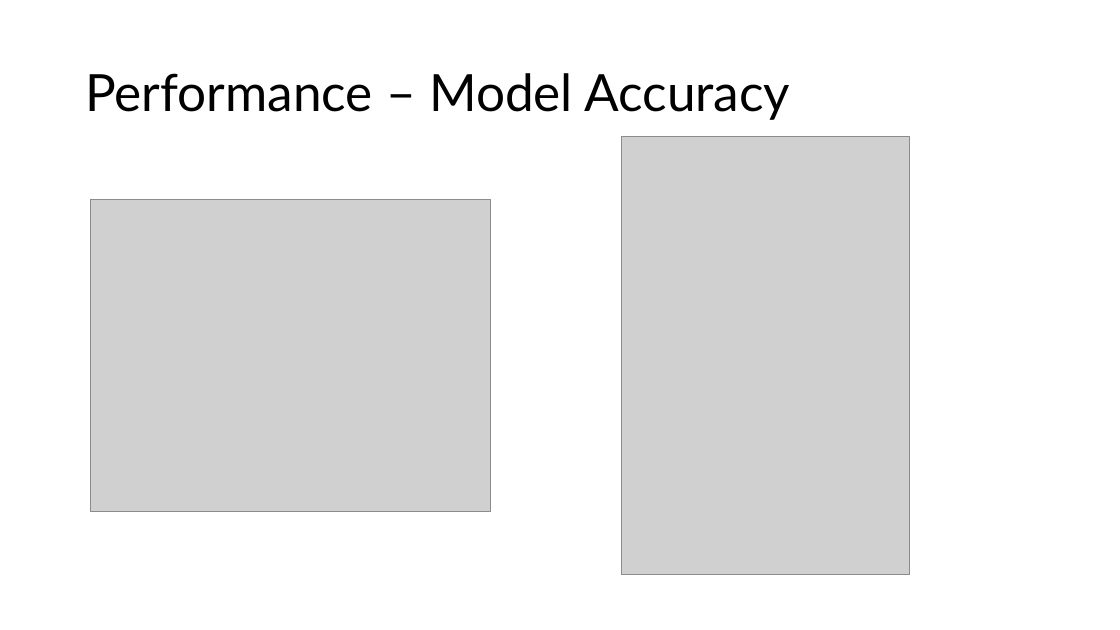
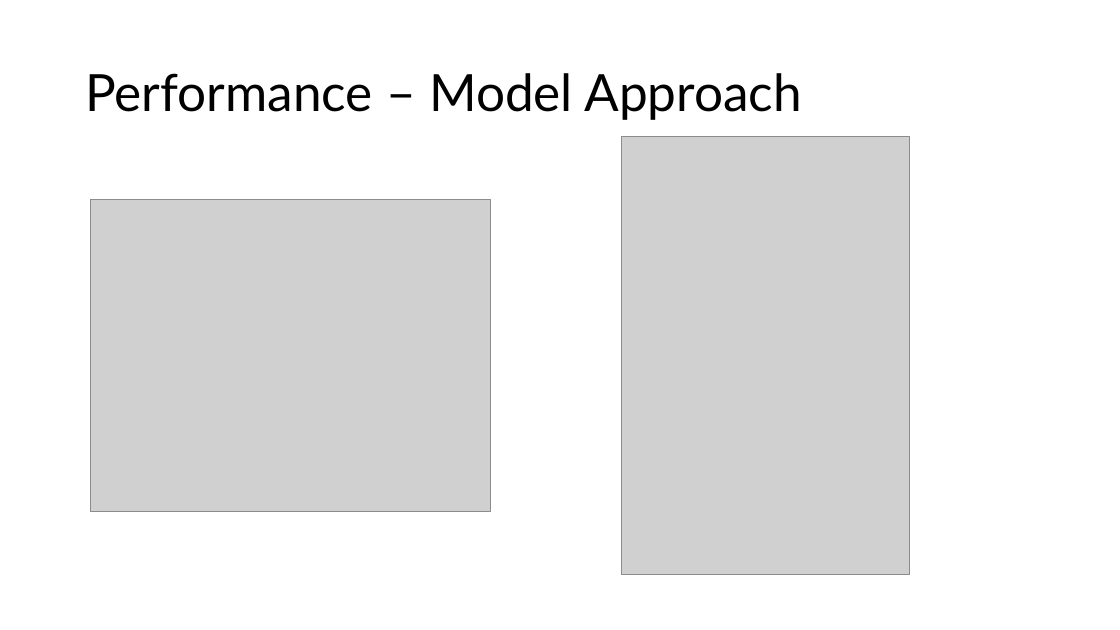
Before and after one commit to bluenets126/DSCapstone_PhishingURL, a slide deck: slide 9 of Docs/Detecting_Phishing_URL’s.pptx (slide 8 before the commit). Drawn at 1120x630 pixels with LibreOffice and Linux fonts; fonts in the diff are those of the drawing; grey boxes stand for pictures. Boxes give left, top, right and bottom in pixels: in the first picture for what was removed or moved away, otherwise in the second. Text is boxed around its words. In the diff, an @@ line names an element or a change of style, - is before the commit and + after.

```diff
--- a/Docs/Detecting_Phishing_URL’s.pptx
+++ b/Docs/Detecting_Phishing_URL’s.pptx
@@ title at [85,73,802,120]: text changed @@
-Performance – Model Accuracy
+Performance – Model Approach
```
Also in this commit, not shown: 6 other slides changed, 2 slides added.
